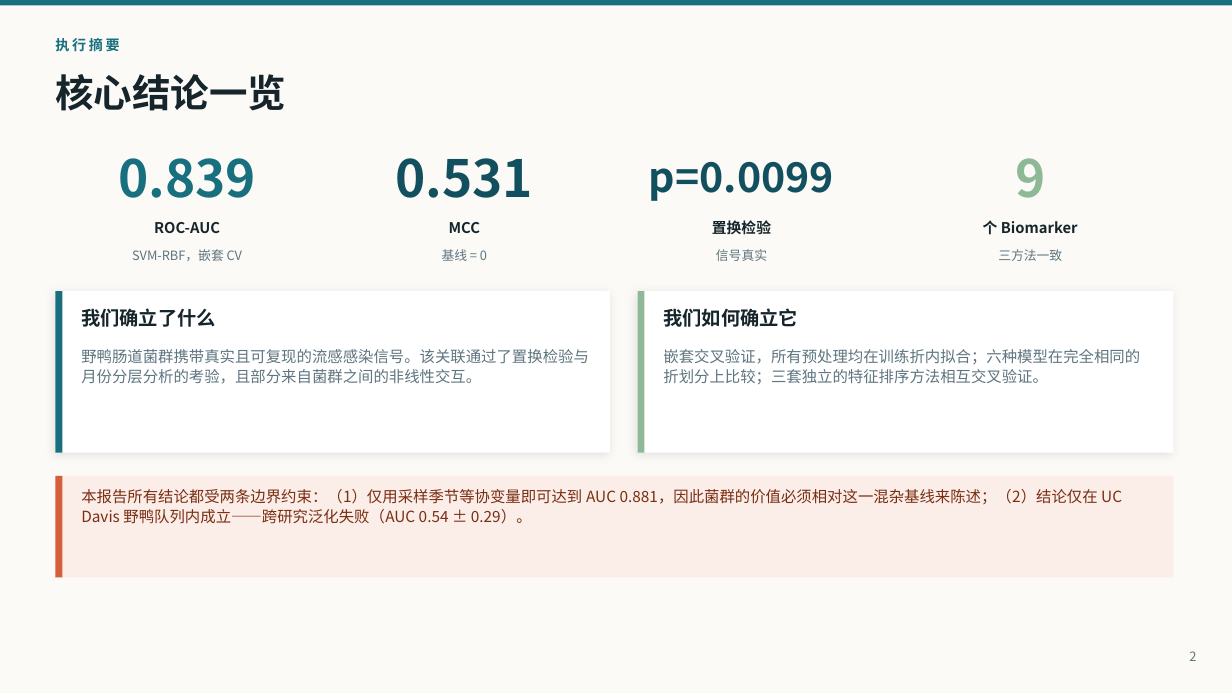
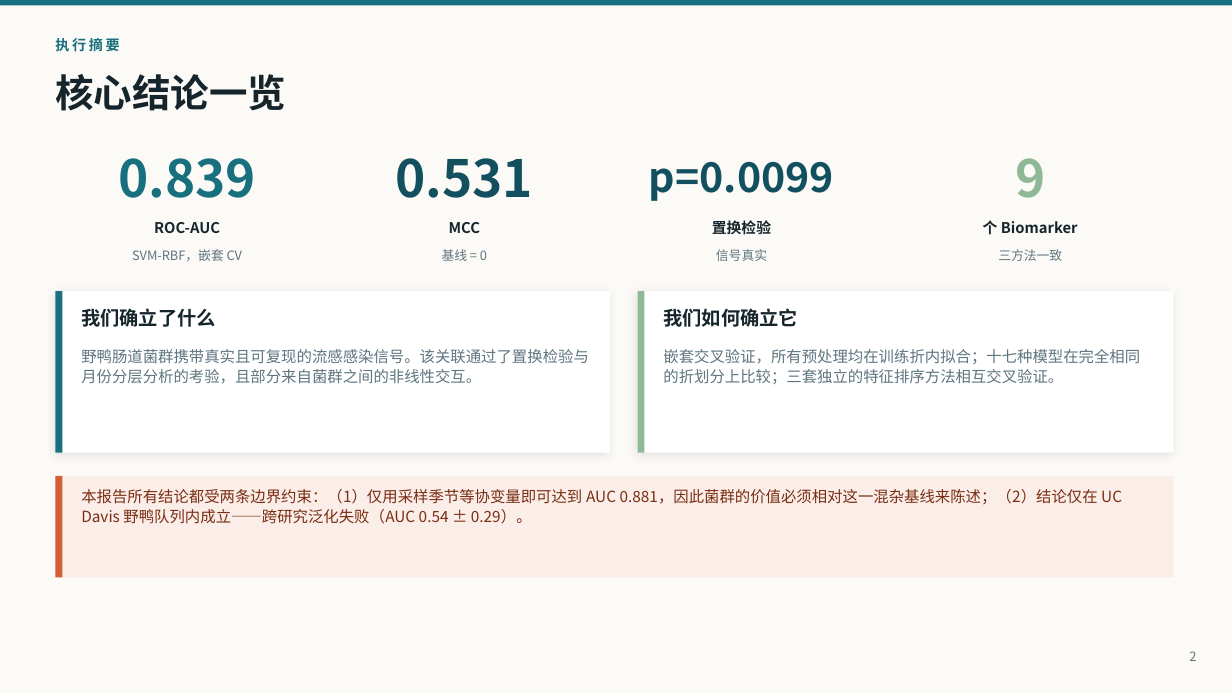
Before and after one commit to pengsihua2023/Christina-machine-learning-project, a slide deck: slide 2 of slides/Influenza_Microbiome_ML_Overview_ZH.pptx. Drawn at 1232x693 pixels with LibreOffice and Linux fonts; fonts in the diff are those of the drawing. Boxes give left, top, right and bottom in pixels: in the first picture for what was removed or moved away, otherwise in the second. Text is boxed around its words. In the diff, an @@ line names an element or a change of style, - is before the commit and + after.

```diff
--- a/slides/Influenza_Microbiome_ML_Overview_ZH.pptx
+++ b/slides/Influenza_Microbiome_ML_Overview_ZH.pptx
@@ text at (x1=663, y1=349, x2=1140, y2=384): text changed @@
-嵌套交叉验证，所有预处理均在训练折内拟合；六种模型在完全相同的折划分上比较；三套独立的特征排序方法相互交叉验证。
+嵌套交叉验证，所有预处理均在训练折内拟合；十七种模型在完全相同的折划分上比较；三套独立的特征排序方法相互交叉验证。
```
Also in this commit, not shown: 1 other slide changed, 3 other files.
